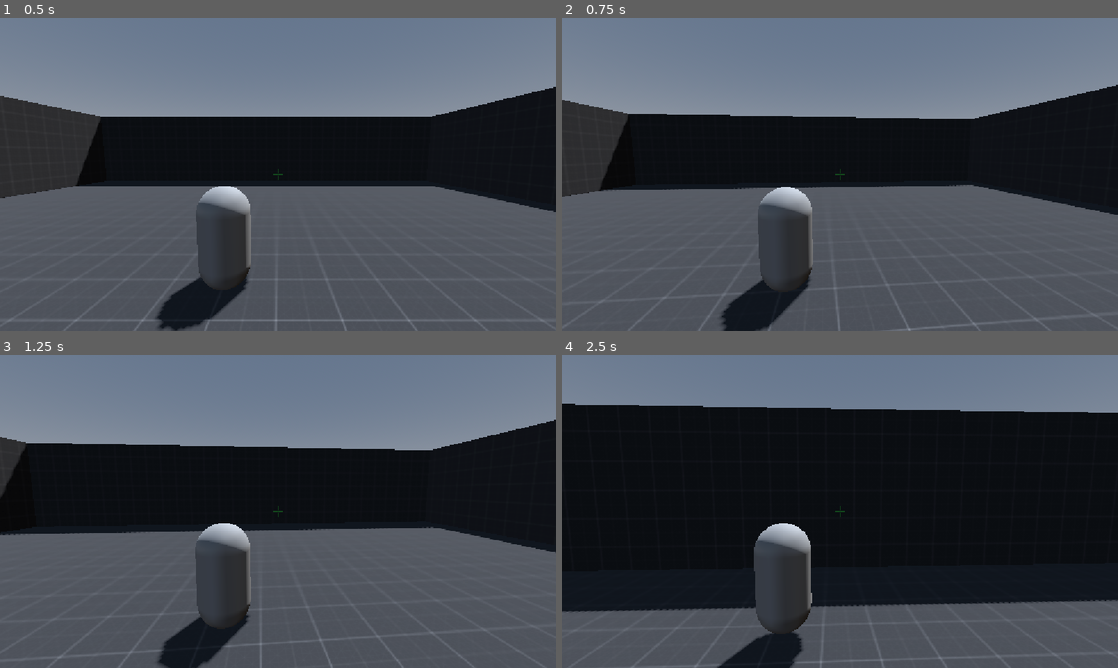
Above: before the commit, frames 1-4 (two rows, left to right).
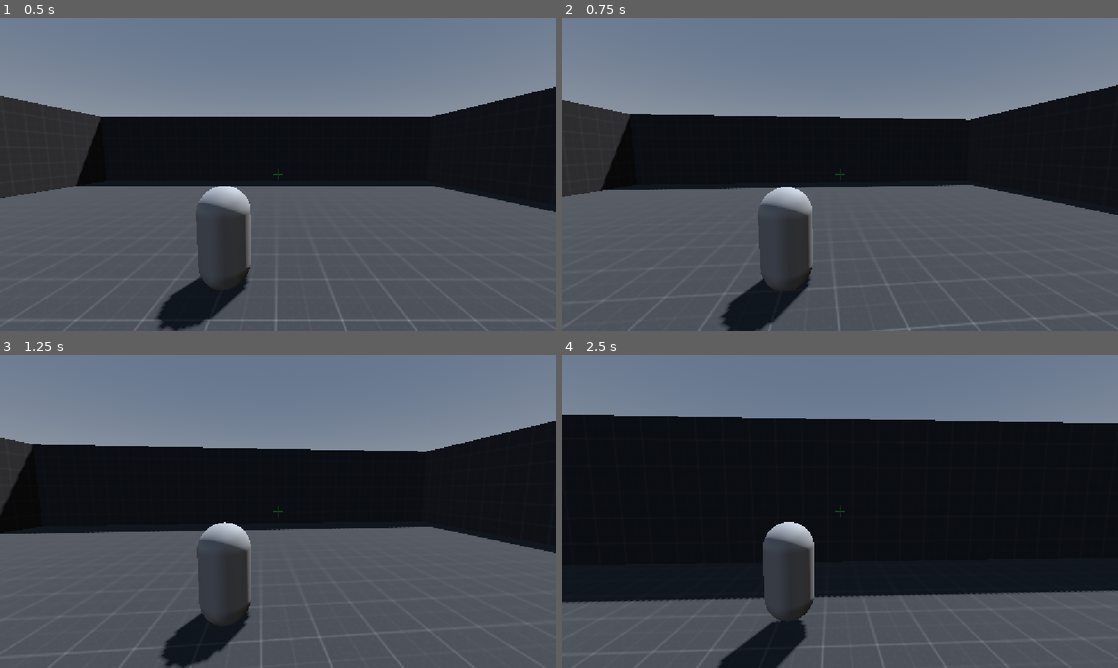
Above: after the commit, the same moments.

Repository: alavanzasp-code/IJStudio
Game: Godot game, scene res://Test Area (World)/test_area.tscn
The game is run twice, just before and just after one commit, with the same random seed, the same clock (stepped at 60 frames per second) and the same inputs.
Inputs (mouse positions are in pixels of both pictures, inside the frame that each line leads up to):
- Up to frame 1 (0.5 s): no input
- Up to frame 2 (0.75 s): tap Enter at 0.5 s; move the mouse to (867, 174) at 0.52 s; hold W (up) from 0.53 s (still down); tap F (grapple) at 0.6 s; click (867, 174) at 0.67 s
- Up to frame 3 (1.25 s): keep holding W (up); tap Space (jump) at 0.77 s
- Up to frame 4 (2.5 s): keep holding W (up); move the mouse to (812, 511) at 1.27 s; tap Ctrl (slide) at 1.35 s; tap Space (jump) at 1.52 s; move the mouse to (851, 505) at 2.02 s; hold Shift (sprint) from 2.03 s (still down)

Frame 1 is identical in both runs. In frame 2, 0.2% of the frame differs, in the area x 2-99%, y 22-100%; in frame 3, 1.3%; in frame 4, 7.8%, in the area x 0-100%, y 15-100%.

Commit message:
fix grapple zoom fov zoom

Diff:
--- a/Test Area (World)/camera_settings.gd
+++ b/Test Area (World)/camera_settings.gd
@@ -3,7 +3,7 @@
 @export_range(0.0001, 0.02, 0.0001) var mouse_sensitivity := 0.002
 @export_range(1.0, 89.0, 1.0) var max_pitch_degrees := 85.0
 @export var base_fov := 75.0
-@export var min_fov := 50.0
+@export var max_fov := 100.0
 @export var fov_lerp_speed := 8.0
 
 @onready var character := get_parent() as CharacterBody3D
@@ -39,7 +39,7 @@
 
 	var speed := Vector3(character.velocity.x, 0, character.velocity.z).length()
 	var normalized := clampf(speed / 30.0, 0.0, 1.0)
-	var target_fov := lerpf(base_fov, min_fov, normalized * normalized)
+	var target_fov := lerpf(base_fov, max_fov, normalized * normalized)
 	camera_3d.fov = lerpf(camera_3d.fov, target_fov, fov_lerp_speed * delta)
 
 
